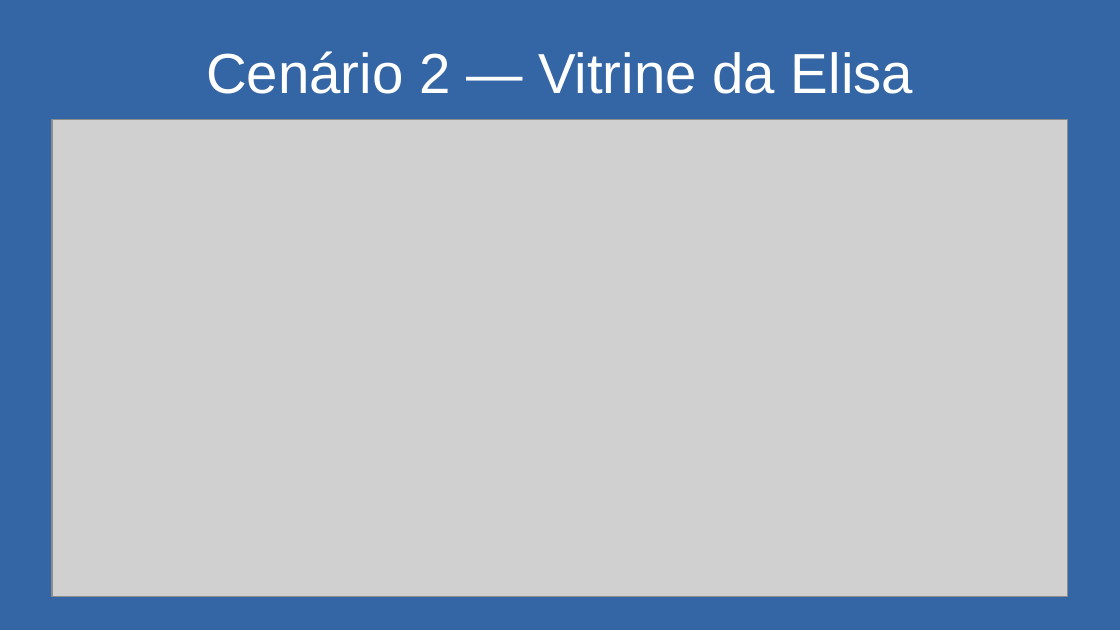
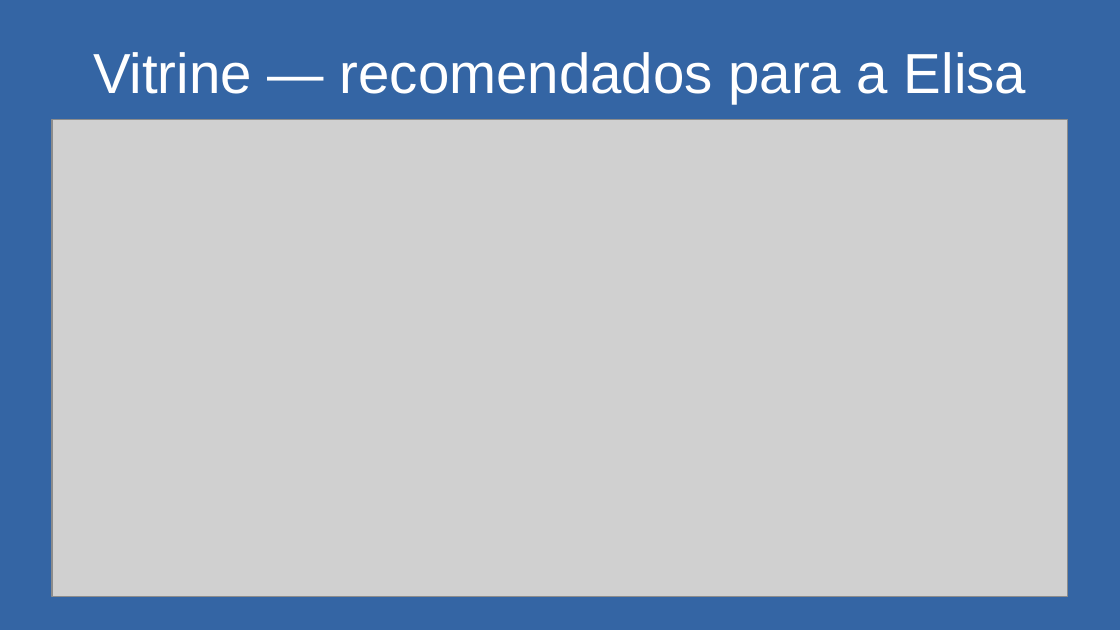
Before and after one commit to matheuskkg/les, a slide deck: slide 56 of docs/entregas/pptxs/24-11/24-11.pptx (slide 47 before the commit). Drawn at 1120x630 pixels with LibreOffice and Linux fonts; fonts in the diff are those of the drawing; grey boxes stand for pictures. Boxes give left, top, right and bottom in pixels: in the first picture for what was removed or moved away, otherwise in the second. Text is boxed around its words. In the diff, an @@ line names an element or a change of style, - is before the commit and + after.

```diff
--- a/docs/entregas/pptxs/24-11/24-11.pptx
+++ b/docs/entregas/pptxs/24-11/24-11.pptx
@@ text at [93,52,1026,104]: text changed @@
-Cenário 2 — Vitrine da Elisa
+Vitrine — recomendados para a Elisa
```
Also in this commit, not shown: 11 other slides changed, 12 slides added, 4 slides removed.
